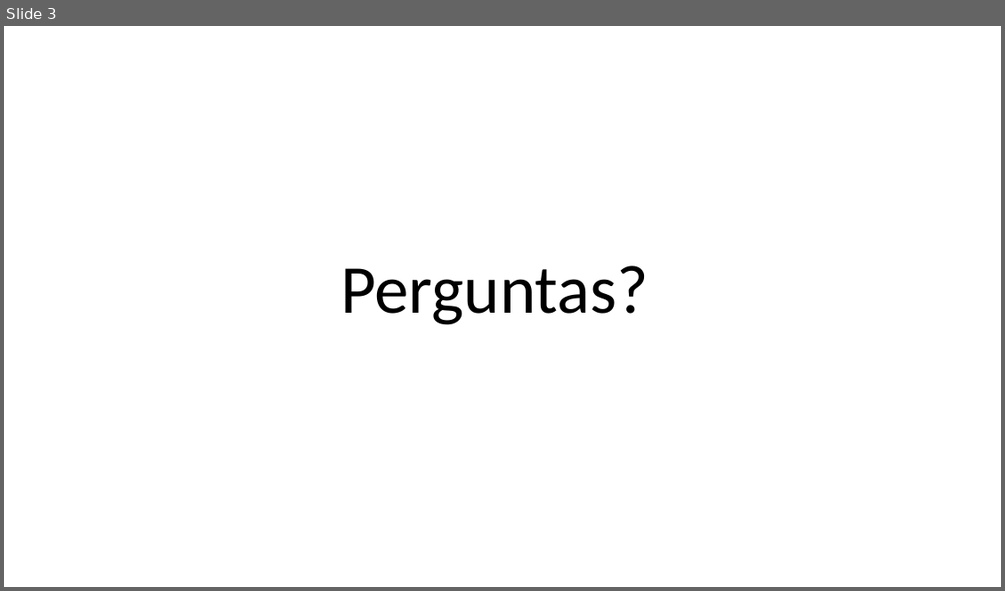
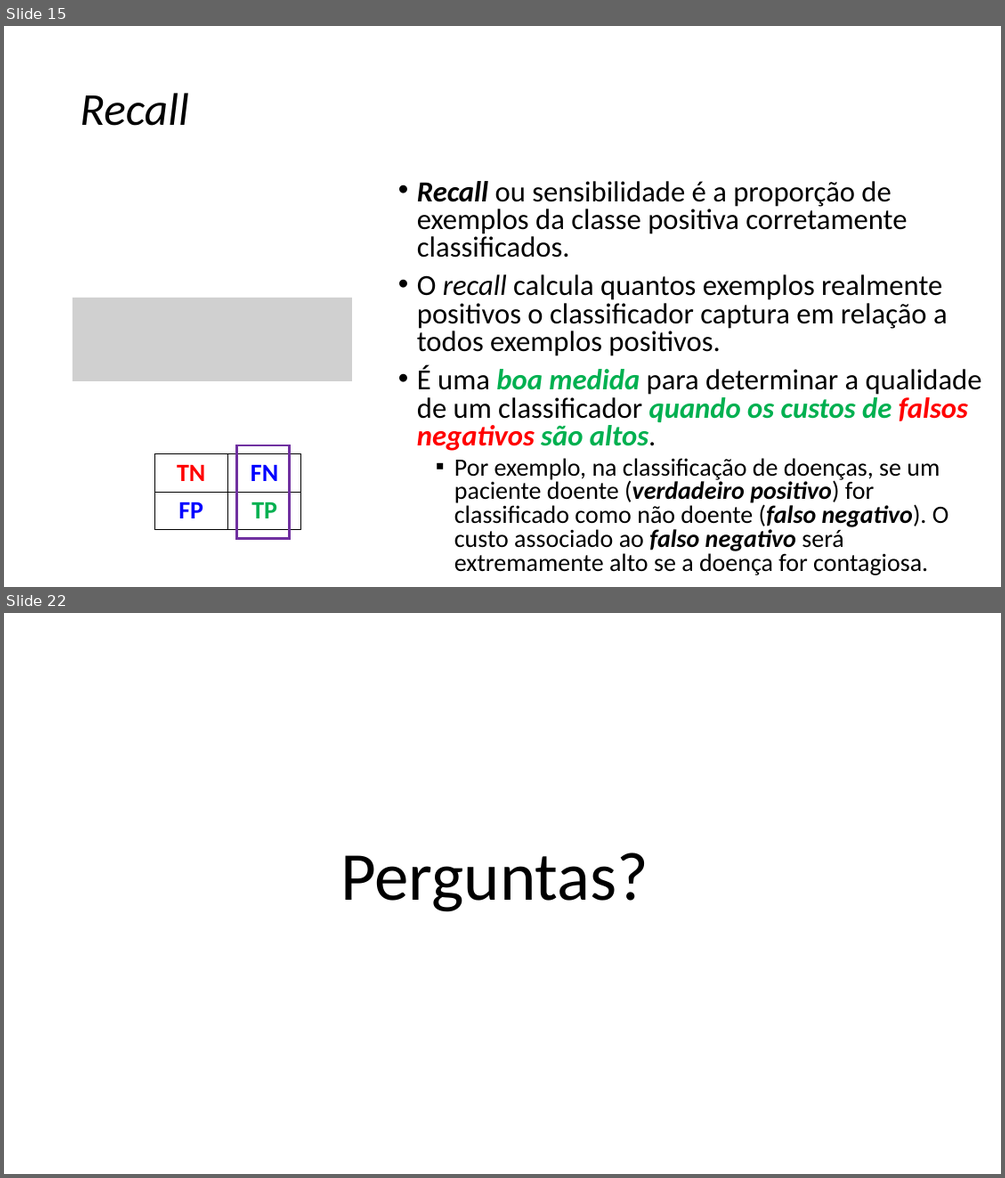
Before and after one commit to zz4fap/c24_inteligencia_artificial, a slide deck: slides/C24_Métricas_de_Classificação.pptx. Shown one above the other, each under a label of ours: slide 3 before the commit, slides 15 and 22 after it; the slides between them are not shown. The pictures are 1005x591 and 1005x1178 pixels, drawn with LibreOffice and Linux fonts; fonts in the diff are those of the drawing; grey boxes stand for pictures. Boxes give left, top, right and bottom in pixels: in the first picture for what was removed or moved away, otherwise in the second. Text is boxed around its words. In the diff, an @@ line names an element or a change of style, - is before the commit and + after.

Commit message:
new slides

```diff
--- a/slides/C24_Métricas_de_Classificação.pptx
+++ b/slides/C24_Métricas_de_Classificação.pptx
@@ slide 15 added at <box>4,26,1001,587</box>, background #FFFFFF @@
@@ title added at <box>80,93,188,126</box>, 44 pt, text #000000, italic @@
+Recall
@@ text added at <box>417,181,982,575</box>, 28 pt, text #000000 @@
+• Recall ou sensibilidade é a proporção de exemplos da classe positiva corretamente classificados.
+• O recall calcula quantos exemplos realmente positivos o classificador captura em relação a todos exemplos positivos.
+• É uma boa medida para determinar a qualidade de um classificador quando os custos de falsos negativos são altos.
+  ▪ Por exemplo, na classificação de doenças, se um paciente doente (verdadeiro positivo) for classificado como não doente (falso negativo). O custo associado ao falso negativo será extremamente alto se a doença for contagiosa.
@@ picture added at <box>73,297,353,381</box> @@
@@ rectangle added at <box>236,445,289,539</box>, outline #7030A0 2.25 pt @@
@@ table added at <box>154,454,301,529</box>, 2 rows, 2 columns @@
+TN | FN
+FP | TP
@@ what was slide 3 is now slide 22 @@
```
Also in this commit, not shown: 1 slide changed, 23 other slides added, 1 slide removed, 1 other file.
